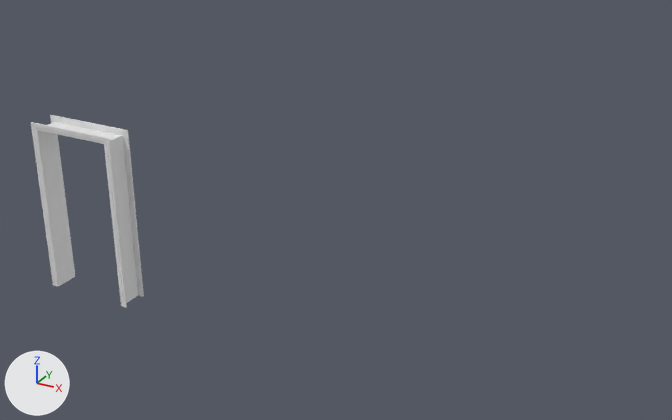
Before and after pictures for a commit that changed the Blender file songze/songze_home.blend.
Rendered twice from a 50 mm lens placed at (6.81, -7.21, 4.4), pointed at (2.62, 0.4, 0.59). Arrows for +X, +Y and +Z are at lower left; the lights stay in place.

The first picture shows '木板-left', '木板-right', '木板-top', '边框-left', '边框-left1', '边框-right', '边框-right1', '边框-top', '边框-top1'.
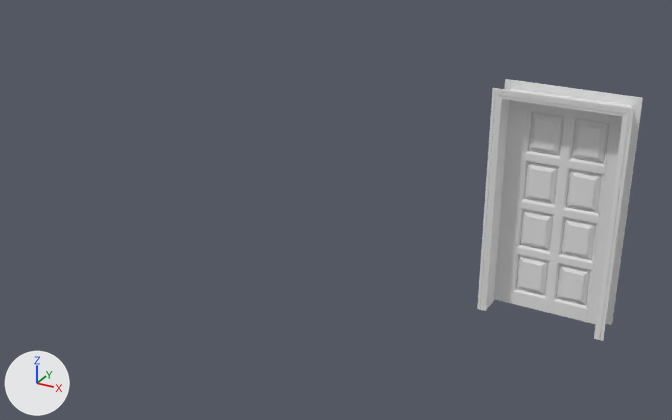
Edits to the bpy script that builds the scene:
```text
Change me_cube_012:
    where me_cube_012.from_pydata(...)  # 1047 vertices, 1035 faces; spans x -1.19..-1.12, y -0.01..0.01, z -1.05..1.05
    used by ob_边框_left; location = (0.07, 0.0, 0.0)
    me_cube_012 part 1: the whole mesh is moved by (1.15, 0.0, 0.0)
Change me_cube_013:
    where me_cube_013.from_pydata(...)  # 546 vertices, 524 faces; spans x -1.119..0.035, y -0.008..0.008, z 0.98..1.05
    used by ob_边框_top; location = (0.0, 0.0, 0.0)
    me_cube_013 part 2: the whole mesh is moved by (0.549, 0.0, -1.017)
Change me_cube_002:
    where me_cube_002.from_pydata(...)  # 72 vertices, 60 faces; spans x -1.01..0.0, y -1.01..1.01, z 1.01
    used by ob_木板_top; location = (-0.034, 0.148, -0.035); scale = (1.0, 0.148, 1.0)
    me_cube_002 part 3: the whole mesh is moved by (0.53, 0.0, -1.0)
Change me_cube_003:
    where me_cube_003.from_pydata(...)  # 72 vertices, 65 faces; spans x -1.01, y -1.01..1.01, z -1.01..1.01
    used by ob_木板_left; location = (-0.034, 0.148, -0.035); scale = (1.0, 0.148, 1.0)
    me_cube_003 part 4: the whole mesh is turned -90 degrees about the y axis through its middle, then moved by (1.01, 0.0, -0.01)
Add me_cube_007:
    me_cube_007.from_pydata(...)  # 4343 vertices, 4259 faces; spans x -0.5..0.5, y -0.05..0.05, z -1.0..1.0
Change ob_边框_right:
    ob_边框_right.location: (0.0, 0.0, 0.0) -> (5.451, 0.0, 1.165)
Change ob_边框_left:
    ob_边框_left.location: (0.07, 0.0, 0.0) -> (4.366, 0.0, 1.166)
Change ob_边框_top:
    ob_边框_top.location: (0.0, 0.0, 0.0) -> (4.902, 0.0, 2.183)
Change ob_木板_right:
    ob_木板_right.location: (-0.034, 0.148, -0.035) -> (5.417, 0.148, 1.131)
Change ob_木板_top:
    ob_木板_top.location: (-0.034, 0.148, -0.035) -> (4.89, 0.148, 2.135)
Change ob_木板_left:
    ob_木板_left.location: (-0.034, 0.148, -0.035) -> (4.412, 0.148, 1.131)
    ob_木板_left.rotation_euler: (0.0, 0.0, 0.0) -> (-4.744, -4.713, 1.538)  # degrees (0, 0, 0) -> degrees (-272, -270, 88)
Change ob_边框_right1:
    ob_边框_right1.location: (0.0, 0.306, 0.0) -> (5.451, 0.306, 1.165)
Change ob_边框_left1:
    ob_边框_left1.location: (0.07, 0.306, 0.0) -> (5.521, 0.306, 1.166)
Change ob_边框_top1:
    ob_边框_top1.location: (0.0, 0.306, 0.0) -> (5.451, 0.306, 1.166)
Add ob_大门框架:
    ob_大门框架 = bpy.data.objects.new('大门框架', me_cube_007)
    ob_大门框架.location = (4.908, 0.257, 1.136)
```

Location of each change, [x1, y1, x2, y2] in pixels of the pictures (672 x 420 px):
'大门框架', added: after [494, 100, 622, 324]
'木板-left', moved, turned: before [36, 129, 75, 286]; after [485, 98, 509, 311]
'边框-right', moved: before [105, 139, 127, 308]; after [595, 109, 634, 341]
'木板-right', moved: before [104, 136, 138, 306]; after [594, 116, 624, 339]
'边框-left', moved: before [31, 123, 57, 286]; after [477, 89, 500, 311]
'边框-right1', moved: before [123, 130, 144, 297]; after [606, 98, 643, 325]
'边框-top', moved: before [31, 122, 109, 143]; after [493, 88, 634, 115]
'边框-top1', moved: before [51, 115, 127, 135]; after [505, 79, 642, 105]
'木板-top', moved: before [37, 122, 123, 144]; after [500, 88, 633, 116]
'边框-left1', moved: before [50, 115, 55, 123]; after [504, 80, 512, 90]
